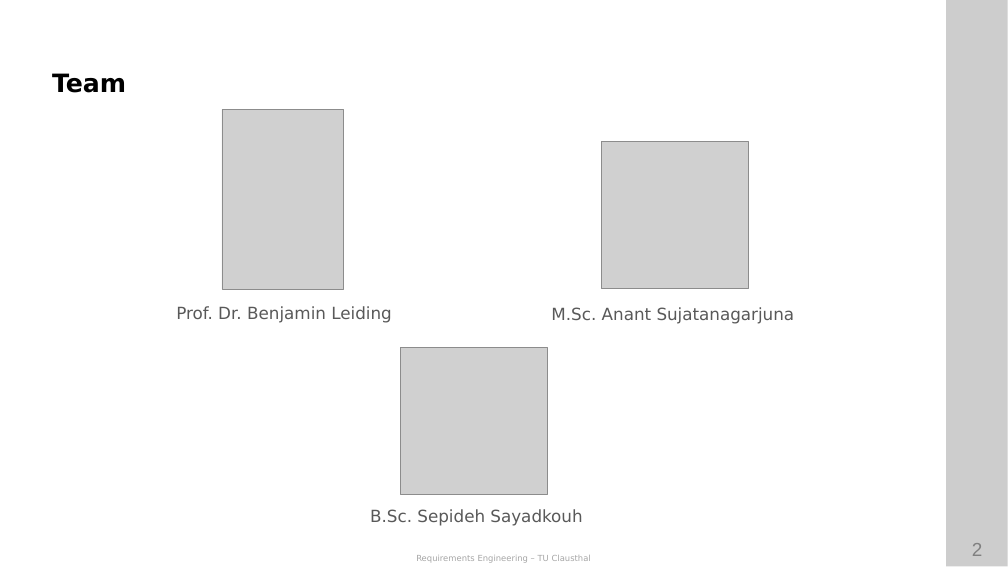
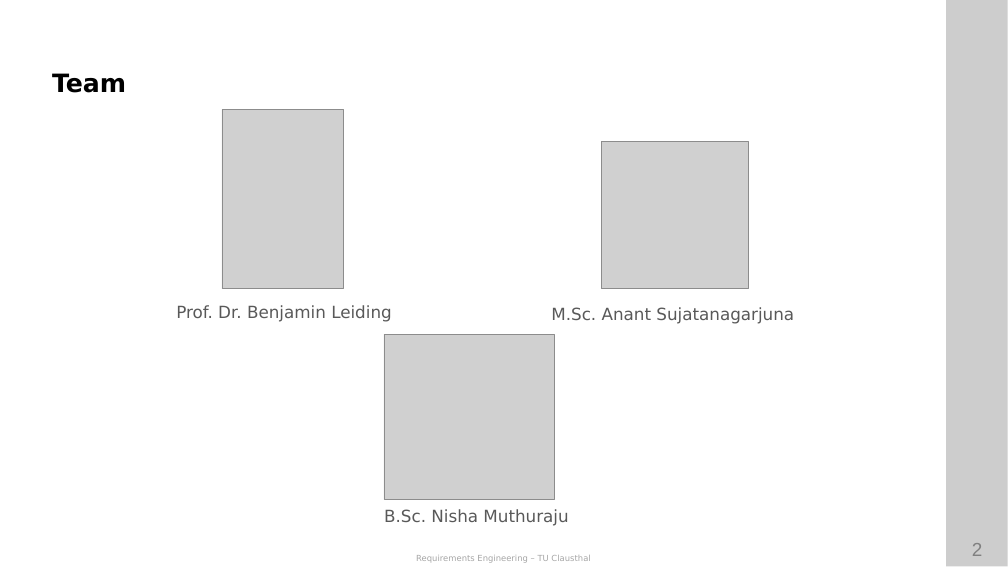
Before and after one commit to ETCE-LAB/teaching-material, a slide deck: slide 2 of Requirements-Engineering/RE-L00-Organization.pptx. Drawn at 1008x567 pixels with LibreOffice and Linux fonts; fonts in the diff are those of the drawing; grey boxes stand for pictures; background and template pictures are left out. Boxes give left, top, right and bottom in pixels: in the first picture for what was removed or moved away, otherwise in the second. Text is boxed around its words. In the diff, an @@ line names an element or a change of style, - is before the commit and + after.

```diff
--- a/Requirements-Engineering/RE-L00-Organization.pptx
+++ b/Requirements-Engineering/RE-L00-Organization.pptx
@@ picture: place and size @@
-picture at (401,348,547,495)
+picture at (384,334,554,500)
@@ text at (384,509,568,526): text changed @@
-B.Sc. Sepideh Sayadkouh
+B.Sc. Nisha Muthuraju
```
Also in this commit, not shown: 8 other slides changed, 1 slide added, 5 slides removed, 1 other file.
